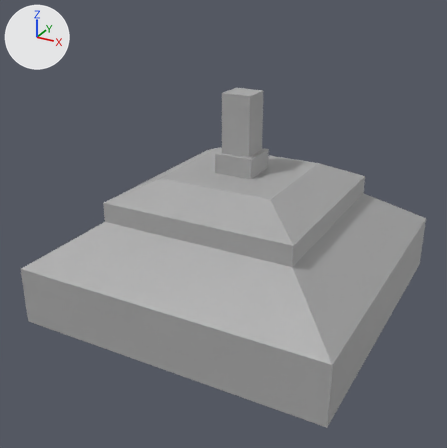
One commit to the FBX model Assets/Meshes/Objects/turretBase.fbx: the scene before it, then after it.
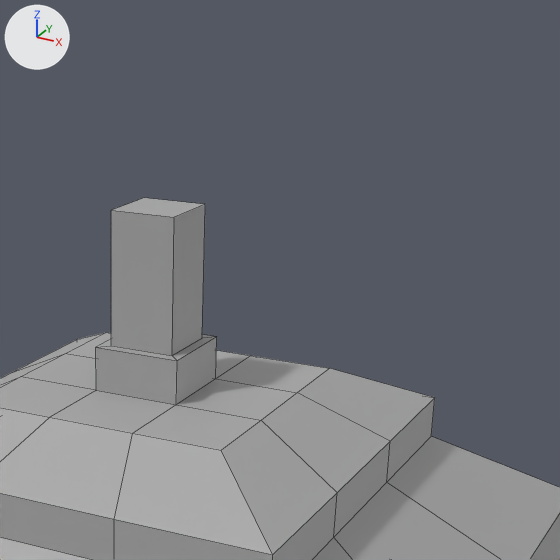
Old and new are each drawn whole from a camera (50 mm lens) standing at (1.069, -2.094, 1.344) and looking at (-0.021, -0.113, 0.353) and again close up on the part from 39% to 94% of the width and 0% to 55% of the height. Arrows for +X, +Y and +Z are at upper left; the lights stay in place. The close-ups show mesh edges as thin lines. Where no turn or scale is listed for an object, it has been applied to the vertices.

Objects in the first close-up: 'turretBase'.
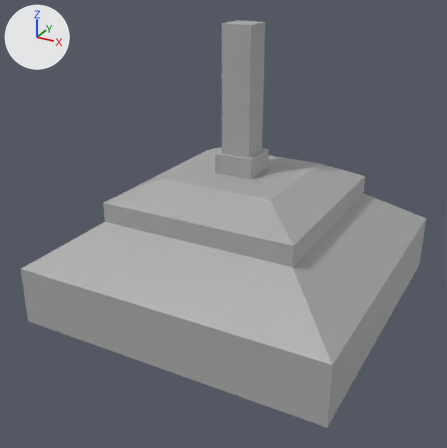
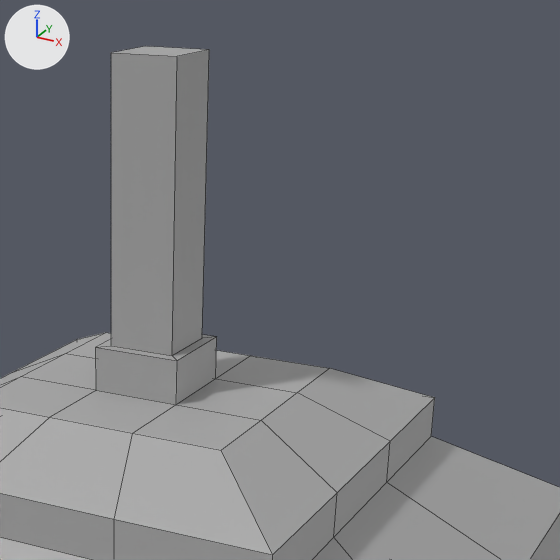
The newer file is also rescaled (x1.25) as a whole; pictures and numbers use the older file's frame.

Where the change shows, as pixel boxes [x1, y1, x2, y2] in the close-ups (560 x 560 px; the box of a moved part takes in the faces that stretch with it):
```json
{"object": "turretBase", "change": "reshaped", "before": [0, 198, 560, 560], "after": [0, 46, 560, 560]}
{"part": 1, "of": "me_mesh", "change": "moved or reshaped", "before": [111, 198, 205, 356], "after": [111, 46, 209, 356]}
```

Scene script edits in JSON lines:
```json
{"block": "me_mesh", "where": "me_mesh.from_pydata(...)  # 76 vertices, 69 faces; spans x -0.625..0.625, y -0.625..0.625, z 0.0..0.859"}
{"block": "me_mesh", "where": "# used by ob_turretbase; location = (0.0, 0.0, 0.0)"}
{"block": "me_mesh", "where": "# before: 72 (0.059, 0.059, 0.859) at pixel (205, 204), 73 (-0.059, 0.059, 0.859) at pixel (144, 197), 74 (-0.059, -0.059, 0.859) at pixel (111, 210), 75 (0.059, -0.059, 0.859) at pixel (174, 217)"}
{"block": "me_mesh", "change": "me_mesh part 1"}
{"op": "add", "block": "me_mesh", "code": "for i in [*range(72, 76)]: me_mesh.vertices[i].co += Vector((0.0, 0.0, 0.25))"}
```
